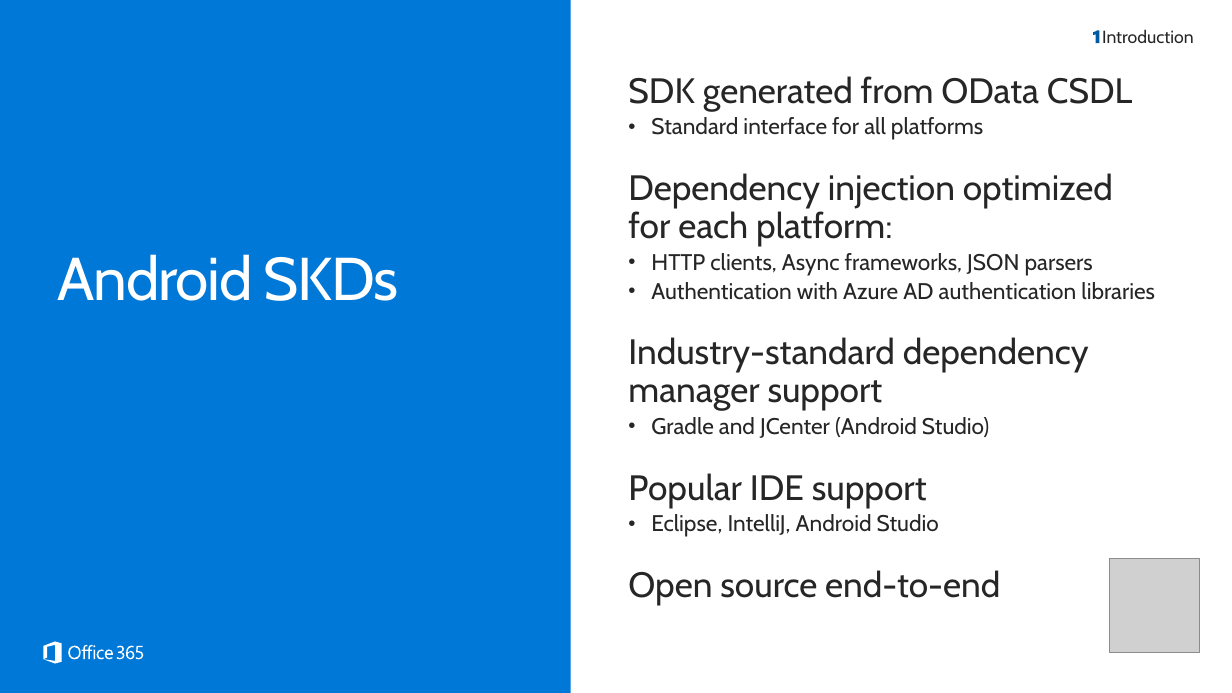
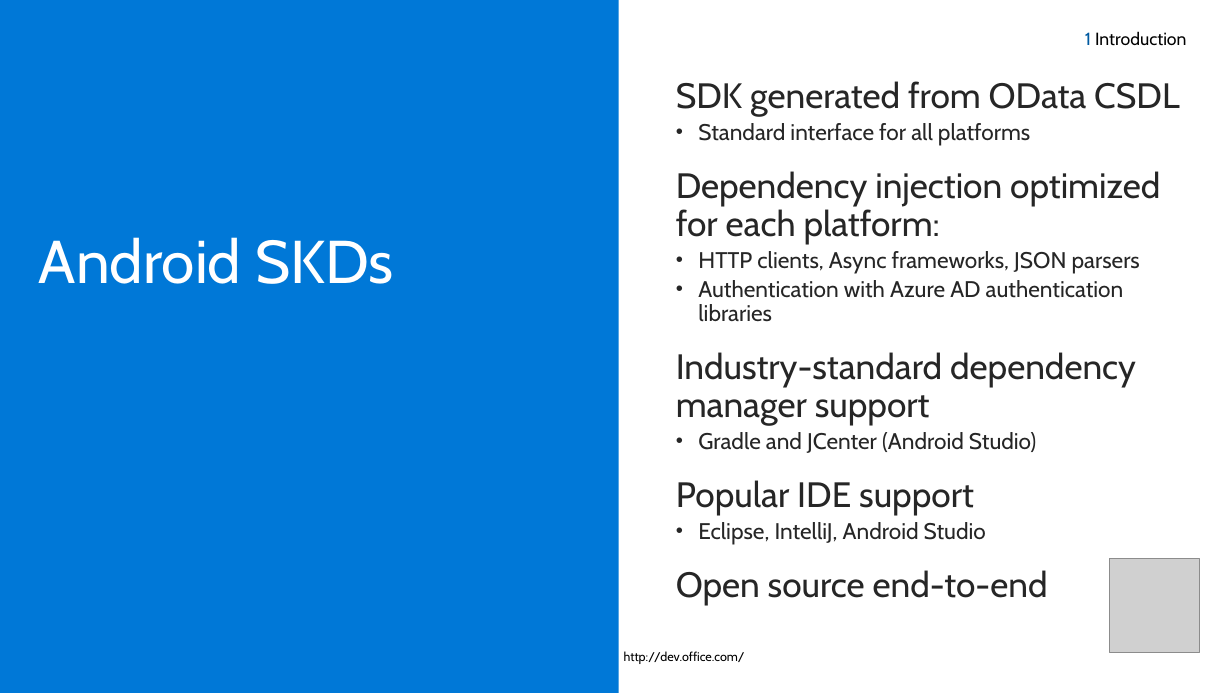
Before and after one commit to fabbbiob/TrainingContent, a slide deck: slide 6 of O3654/O3654-4 Native Android Development with Office 365 APIs/O3654-4 Deep dive into native Android Development with Office 365 APIs.pptx. Drawn at 1232x693 pixels with LibreOffice and Linux fonts; fonts in the diff are those of the drawing; grey boxes stand for pictures; background and template pictures are left out. Boxes give left, top, right and bottom in pixels: in the first picture for what was removed or moved away, otherwise in the second. Text is boxed around its words. In the diff, an @@ line names an element or a change of style, - is before the commit and + after.

Commit message:
Updated slide decks to new theme

```diff
--- a/O3654/O3654-4 Native Android Development with Office 365 APIs/O3654-4 Deep dive into native Android Development with Office 365 APIs.pptx
+++ b/O3654/O3654-4 Native Android Development with Office 365 APIs/O3654-4 Deep dive into native Android Development with Office 365 APIs.pptx
@@ rectangle removed at [0,0,571,693] @@
@@ rectangle added at [0,0,619,693], fill #0078D7 @@
@@ text "1 Introduction" at [1085,31,1186,46]: vertical alignment top to middle @@
@@ text at [1085,31,1186,46]: text changed; text colour #262626 to #000000 @@
-Introduction
+1 Introduction
@@ freeform shape removed at [1093,31,1100,43] @@
@@ text "SDK generated from OData CSDL": place and size @@
-text "SDK generated from OData CSDL" at [628,76,1155,605]
+text "SDK generated from OData CSDL" at [676,81,1179,605]
@@ text "SDK generated from OData CSDL" at [676,81,1179,605]: less space between paragraphs; list level 2 to 1 in "Standard interface for all platforms"; list level 2 to 1 in "HTTP clients, Async frameworks, JSON ..."; list level 2 to 1 in "Authentication with Azure AD authentication ..."; list level 2 to 1 in "Gradle and JCenter (Android Studio)"; list level 2 to 1 in "Eclipse, IntelliJ, Android Studio" @@
@@ text "Android SKDs": place and size @@
-text "Android SKDs" at [58,254,399,301]
+text "Android SKDs" at [39,237,394,284]
@@ text "Android SKDs" at [39,237,394,284]: letter spacing -1 to 0 pt; more space between paragraphs @@
@@ freeform shape removed at [43,641,143,663] @@
@@ text added at [624,651,745,664], 10 pt, text #000000 @@
+http://dev.office.com/
```
Also in this commit, not shown: 35 other slides changed, 3 slides added, 3 slides removed, 4 other files.
